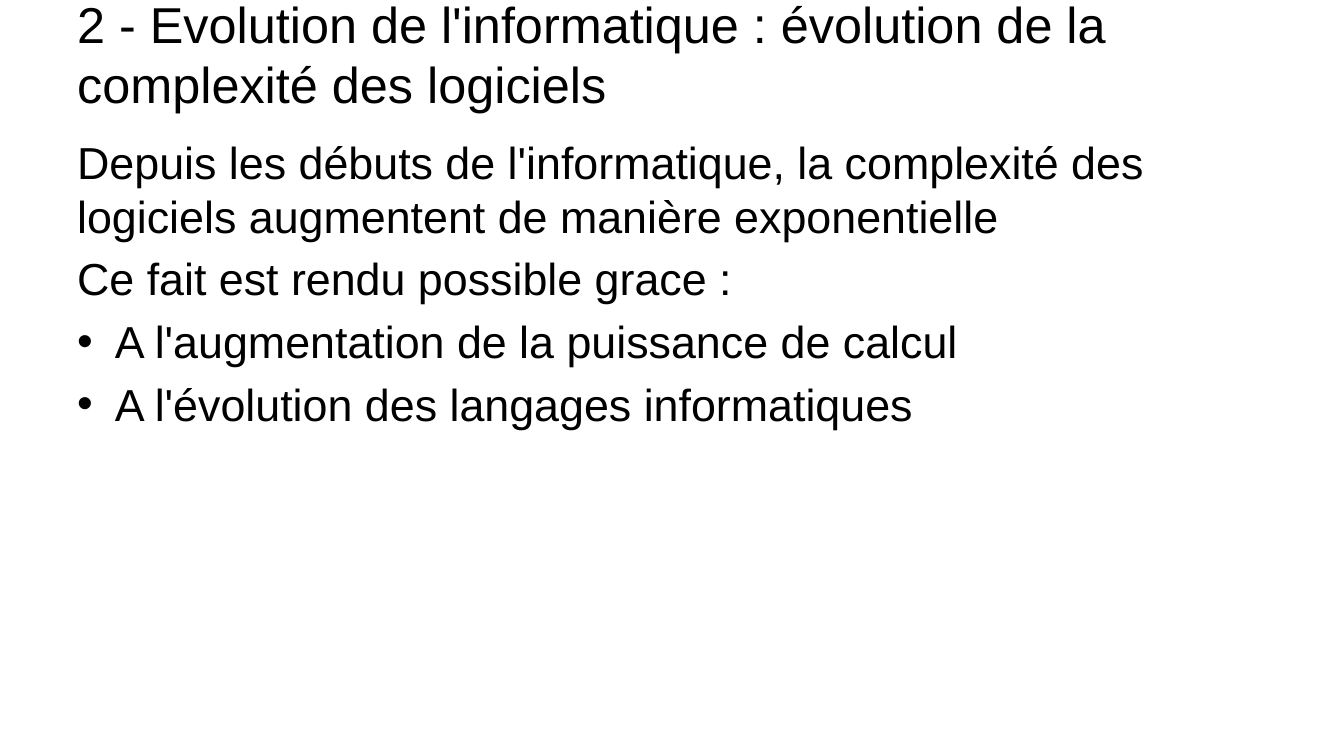
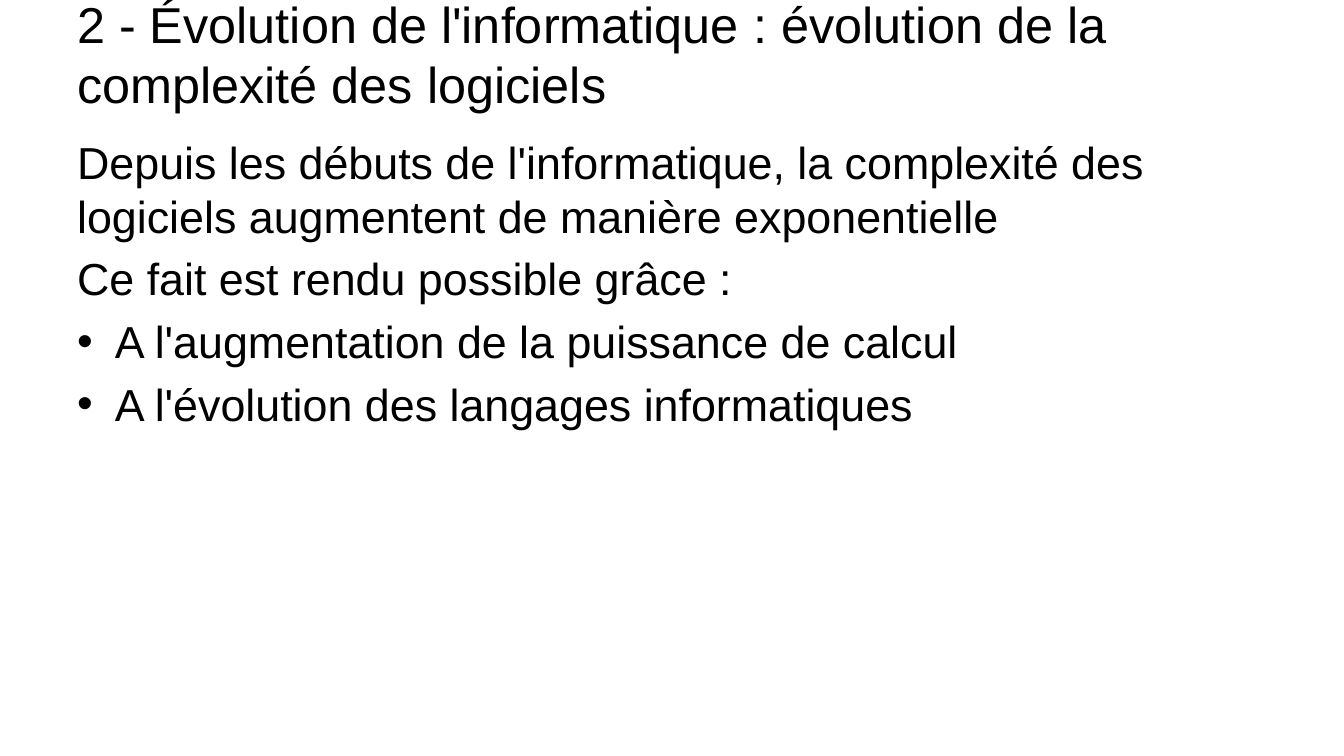
Before and after one commit to t-tortosa/cppCourses, a slide deck: slide 5 of POO.pptx. Drawn at 1344x756 pixels with LibreOffice and Linux fonts; fonts in the diff are those of the drawing; background and template pictures are left out. Boxes give left, top, right and bottom in pixels: in the first picture for what was removed or moved away, otherwise in the second. Text is boxed around its words. In the diff, an @@ line names an element or a change of style, - is before the commit and + after.

```diff
--- a/POO.pptx
+++ b/POO.pptx
@@ title at [77, 2, 1106, 113]: text changed @@
-2 - Evolution de l'informatique : évolution de la complexité des logiciels
+2 - Évolution de l'informatique : évolution de la complexité des logiciels
@@ text at [77, 262, 707, 304]: text changed @@
-Ce fait est rendu possible grace :
+Ce fait est rendu possible grâce :
```
Also in this commit, not shown: 11 other slides changed, 7 slides added, 1 slide removed, 9 other files.
